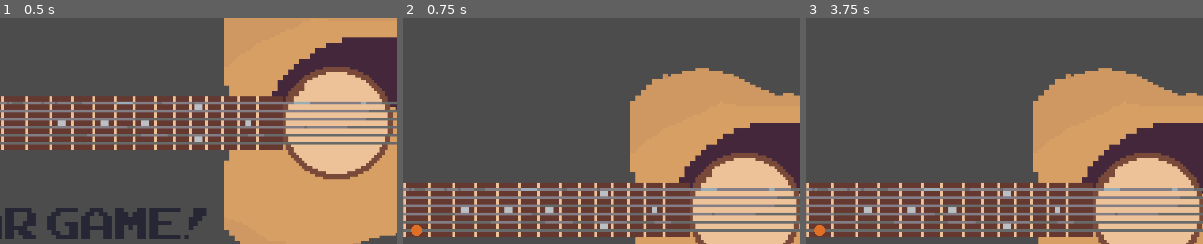
Above: before the commit, frames 1-3 (left to right).
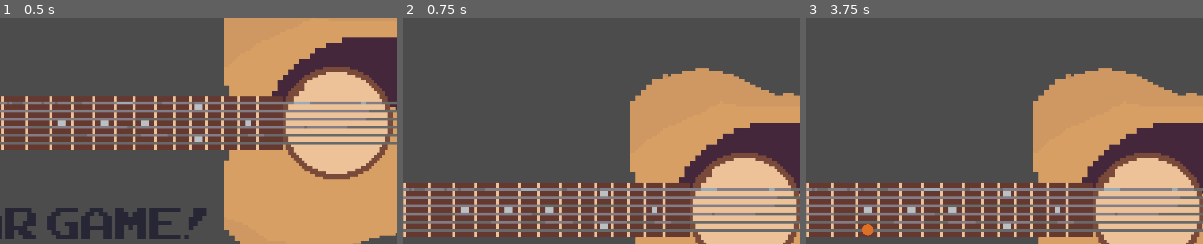
Above: after the commit, the same moments.

Repository: Nineluj/Guitar-Ear-Trainer
Game: Godot game, scene res://scenes/home.tscn
Same seed, same stepped clock (60 frames per second), same inputs: the game is played once before the commit and once after it.
Inputs (mouse positions are % of the whole screen's width and height, from its top left):
- Up to frame 1 (0.5 s): no input
- Up to frame 2 (0.75 s): click "Level 1" at 0.5 s
- Up to frame 3 (3.75 s): click "Return To Menu" at 1.25 s; click "Level 1" at 2 s; tap Enter at 2.75 s; move the mouse to (72, 45) at 2.77 s; click (72, 45) at 2.92 s; tap Space at 3.5 s; move the mouse to (30, 56) at 3.52 s; click (30, 56) at 3.67 s
The pictures show only the part of the screen within x 22-72%, y 9-59%; the shares and areas given below are measured in that part.

Frame 1 is identical in both runs. In frame 2, 0.1% of the frame differs, in the area x 2-5%, y 91-97%; in frame 3, 0.2%, in the area x 2-17%, y 91-97%.

Commit message:
got the note -> guitar pos system working

Diff:
--- a/project.godot
+++ b/project.godot
@@ -20,6 +20,8 @@
 
 [display]
 
+window/size/test_width=2048
+window/size/test_height=1200
 window/stretch/mode="2d"
 window/stretch/aspect="keep"
 
--- a/scenes/Guitar.tscn
+++ b/scenes/Guitar.tscn
@@ -1,29 +1,34 @@
-[gd_scene load_steps=6 format=2]
+[gd_scene load_steps=7 format=2]
 
 [ext_resource path="res://imgs/Guitar.png" type="Texture" id=1]
 [ext_resource path="res://scripts/Guitar.gd" type="Script" id=2]
 [ext_resource path="res://scripts/guitarFretNote.gd" type="Script" id=3]
 [ext_resource path="res://imgs/shadow.png" type="Texture" id=4]
+[ext_resource path="res://scenes/guitarScene.gd" type="Script" id=5]
 
 [sub_resource type="RectangleShape2D" id=1]
-extents = Vector2( 24.9555, 8.59827 )
+extents = Vector2( 430.934, 48.3083 )
 
 [node name="Node2D" type="Node2D"]
+script = ExtResource( 5 )
 
 [node name="Area2D" type="Area2D" parent="."]
 position = Vector2( 555.098, 303.834 )
 scale = Vector2( 0.698753, 0.698753 )
 
-[node name="Guitar" type="Sprite" parent="Area2D"]
+[node name="CollisionShape2D" type="CollisionShape2D" parent="Area2D"]
+position = Vector2( -149.507, -0.278732 )
+shape = SubResource( 1 )
+script = ExtResource( 3 )
+
+[node name="Guitar" type="Sprite" parent="Area2D/CollisionShape2D"]
+position = Vector2( 149.507, 0.278748 )
 texture = ExtResource( 1 )
 script = ExtResource( 2 )
 
-[node name="CollisionShape2D" type="CollisionShape2D" parent="Area2D"]
-position = Vector2( -549.962, -41.4648 )
-shape = SubResource( 1 )
-script = ExtResource( 3 )
-
-[node name="shadow" type="Sprite" parent="."]
-position = Vector2( 240.358, 330.191 )
-scale = Vector2( 0.288097, 0.288097 )
+[node name="shadow" type="Sprite" parent="Area2D/CollisionShape2D"]
+visible = false
+position = Vector2( -298.635, -149.842 )
+scale = Vector2( 0.421423, 0.421423 )
 texture = ExtResource( 4 )
+[connection signal="input_event" from="Area2D" to="Area2D/CollisionShape2D" method="_on_Area2D_input_event"]
--- /dev/null
+++ b/scenes/guitarScene.gd
@@ -0,0 +1,12 @@
+extends Node2D
+
+
+# Declare member variables here. Examples:
+# var a = 2
+# var b = "text"
+
+
+# Called when the node enters the scene tree for the first time.
+func _ready():
+	pass
+	#get_node("Area2D/CollisionShape2D/Guitar").playSong1()
--- a/scenes/level1.tscn
+++ b/scenes/level1.tscn
@@ -1,6 +1,6 @@
 [gd_scene load_steps=4 format=2]
 
-[ext_resource path="res://scenes/guitar.tscn" type="PackedScene" id=1]
+[ext_resource path="res://scenes/Guitar.tscn" type="PackedScene" id=1]
 [ext_resource path="res://imgs/note2.png" type="Texture" id=3]
 [ext_resource path="res://scripts/goHome.gd" type="Script" id=4]
 
--- a/scripts/Guitar.gd
+++ b/scripts/Guitar.gd
@@ -1,7 +1,9 @@
 extends Sprite
 
 
-var song = [
+var song = ["g1", "g1", "g1", "g2", "g3", "g4", "g5"]
+
+var song2 = [
 	"g0", "g2", "g4", "g0", "", "g0", "g2", "g4", "g0", "g4", "g5", "g7", "g4",
 	"g5", "g7", "",
 	"b3", "b5", "b3", "b1", "b0", "g0", "b3", "b5", "b3", "b1", "b0", "g0",
@@ -15,11 +17,139 @@
 func playSong1():
 	playSong(song)
 
+func noteToPos(n: String):
+	var letter = ""
+	var fret = -1
+
+	if n.begins_with("he"):
+		letter = n.left(2)
+		fret = int(n.right(1))
+	else:
+		letter = n.left(1)
+		fret = int(n.right(1))
+
+	print(">>", letter, str(fret))
+
+	var x = 0
+	var y = 0
+
+	if letter == "he":
+		y = 278
+	elif letter == "b":
+		y = 293
+	elif letter == "g":
+		y = 307
+	elif letter == "d":
+		y = 323
+	elif letter == "a":
+		y = 338
+	elif letter == "E":
+		y = 353
+
+	if fret == 1:
+		x = 169
+	elif fret == 2:
+		x = 221
+	elif fret == 3:
+		x = 270
+	elif fret == 4:
+		x = 315
+	elif fret == 5:
+		x = 357
+	elif fret == 6:
+		x = 398
+	elif fret == 7:
+		x = 437
+	elif fret == 8:
+		x = 474
+	elif fret == 9:
+		x = 512
+	elif fret == 10:
+		x = 550
+	elif fret == 11:
+		x = 582
+	elif fret == 12:
+		x = 612
+	elif fret == 13:
+		x = 642
+	elif fret == 14:
+		x = 673
+	elif fret == 15:
+		x = 705
+	else:
+		x = 880
+
+	return [x,y]
+
+func drawNote(n):
+	var p = self.noteToPos(n)
+	var shadow = get_parent().get_node("shadow")
+
+	shadow.position.x = p[0] - 570
+	shadow.position.y = p[1] - 316
+
+	shadow.visible = true
+
+func noteSelected(pos_tuple):
+	var letter = ""
+	var fret = -1
+
+	var x = pos_tuple[0]
+	var y = pos_tuple[1]
+
+	if y < 280:
+		letter = "he"
+	elif y < 293:
+		letter = "b"
+	elif y < 303:
+		letter = "g"
+	elif y < 315:
+		letter = "d"
+	elif y < 323:
+		letter = "a"
+	else:
+		letter = "E"
+
+	if x < 189:
+		fret = 1
+	elif x < 224:
+		fret = 2
+	elif x < 256:
+		fret = 3
+	elif x < 287:
+		fret = 4
+	elif x < 313:
+		fret = 5
+	elif x < 343:
+		fret = 6
+	elif x < 371:
+		fret = 7
+	elif x < 395:
+		fret = 8
+	elif x < 422:
+		fret = 9
+	elif x < 448:
+		fret = 10
+	elif x < 468:
+		fret = 11
+	elif x < 490:
+		fret = 12
+	elif x < 510:
+		fret = 13
+	elif x < 533:
+		fret = 14
+	elif x < 556:
+		fret = 15
+	else:
+		fret = 0
+
+	return letter + str(fret)
+
+
 func playSong(s):
 	for n in s:
 		if n != "":
 			var nodePlaying = playNote(n)
-			nodePlaying.play()
 			yield(nodePlaying, "finished")
 			nodePlaying.queue_free()
 		else:
@@ -39,5 +169,7 @@
 
 	add_child(audioPlayingNode)
 	audioPlayingNode.add_to_group("streams")
+	audioPlayingNode.play()
+	drawNote(note)
 
 	return audioPlayingNode
--- a/scripts/guitarFretNote.gd
+++ b/scripts/guitarFretNote.gd
@@ -1,16 +1,9 @@
 extends CollisionShape2D
 
 
-# Declare member variables here. Examples:
-# var a = 2
-# var b = "text"
-
-
-# Called when the node enters the scene tree for the first time.
-func _ready():
-	pass # Replace with function body.
-
-
-# Called every frame. 'delta' is the elapsed time since the previous frame.
-#func _process(delta):
-#	pass
+func _on_Area2D_input_event(viewport, event, shape_idx):
+	if event is InputEventMouseButton and event.pressed and event.button_index == BUTTON_LEFT:
+		var gNode = get_node("Guitar")
+		var pressed = gNode.noteSelected(event.position)
+		print("Pressed: " + pressed)
+		gNode.playNote(pressed)
